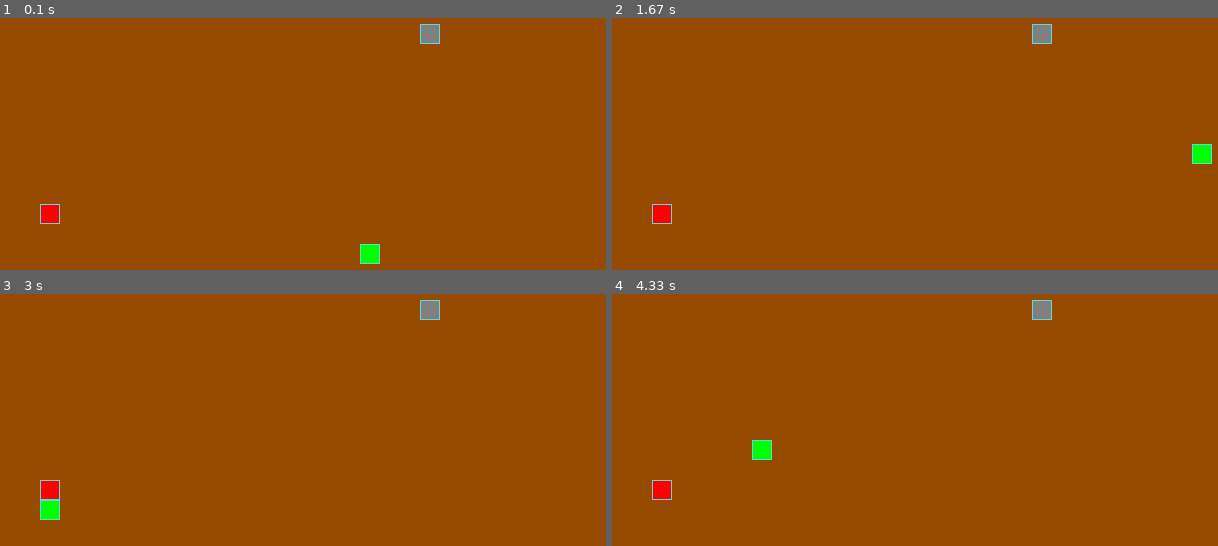
Above: before the commit, frames 1-4 (two rows, left to right).
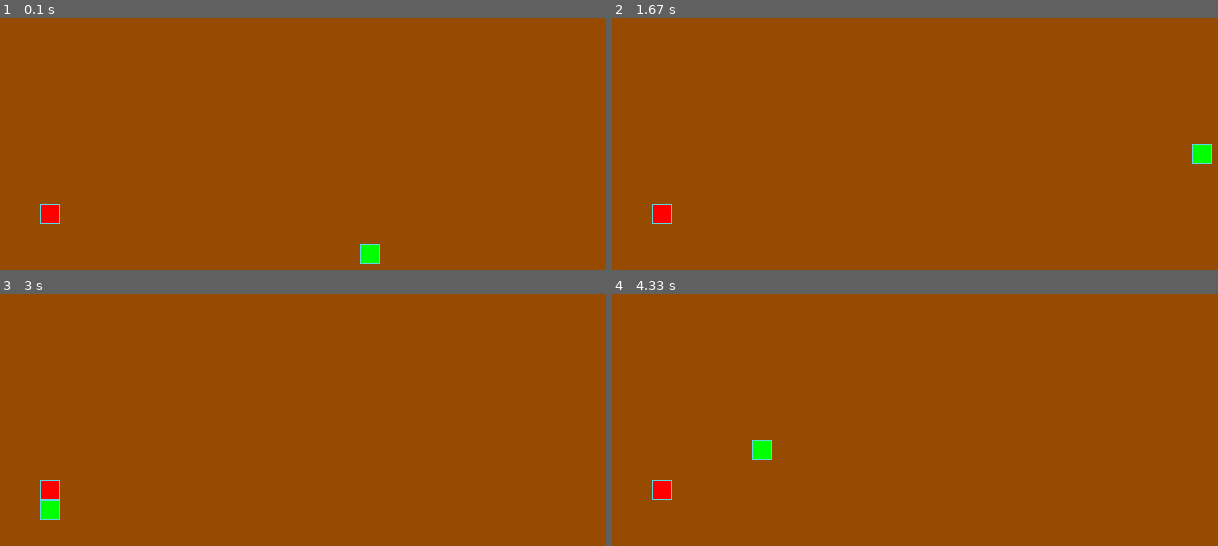
Above: after the commit, the same moments.

Repository: Cka3o4Hukk/the_snake
Game: pygame game, started from the_snake.py
The game is run twice, just before and just after one commit, with the same random seed, the same clock (stepped at 60 frames per second) and the same inputs.
Inputs:
- Up to frame 1 (0.1 s): no input
- Up to frame 2 (1.67 s): hold Right 0.33-0.8 s; hold Up 0.83-1.3 s; hold Right from 1.33 s (still down)
- Up to frame 3 (3 s): release Right at 1.8 s; hold Down 2.4-2.7 s; hold Left from 2.73 s (still down)
- Up to frame 4 (4.33 s): release Left at 3.13 s; hold Up 3.17-3.53 s; hold Right 3.57-4.2 s; hold Down from 4.23 s (still down)

The runs differ from the first frame. In frame 1, 0.3% of the frame differs, in the area x 69-73%, y 2-11%; in frame 2, 0.3%; in frame 3, 0.3%; in frame 4, 0.3%.

Commit message:
2 ревью

Diff:
--- a/the_snake.py
+++ b/the_snake.py
@@ -67,6 +67,8 @@
 
 Остальное в процессе, мелочи в коде поправил, серьезные ошибки
 также попытался исправить, но нужно ещё доработать
+
+Добавил камень, но пишет, что main сложный, поэтому я убрал для проверки
 '''
 
 
@@ -260,12 +262,10 @@
     pygame.init()
     # Тут нужно создать экземпляры классов.
     apple = Apple()
-    stone = Stone()
     snake = Snake()
     running = True
     snake.move()
     # Add more mappings as needed}
-
     while running:
         for event in pygame.event.get():
             if event.type == pygame.QUIT:
@@ -283,19 +283,13 @@
         if snake.check_collision(apple):
             snake.length += 1
             apple = Apple()  # создание нового яблока
-
-        if snake.check_stone(stone):
-            pygame.quit()
-
         snake.reset()
         snake.move()
         screen.fill(BOARD_BACKGROUND_COLOR)
         apple.draw()
-        stone.draw()
         snake.draw()
         pygame.display.update()
         clock.tick(SPEED)
-    pygame.quit()
 
 
 if __name__ == '__main__':
--- a/virtual/pyvenv.cfg
+++ /dev/null
@@ -1,5 +0,0 @@
-home = C:\Python
-include-system-site-packages = false
-version = 3.12.0
-executable = D:\Dev\oop\.venv\Scripts\python.exe
-command = D:\Dev\oop\.venv\Scripts\python.exe -m venv D:\Dev\oop\the_snake\virtual
Not shown, removed: virtual/Scripts/activate
Not shown, removed: virtual/Scripts/Activate.ps1
Not shown, removed: virtual/Scripts/activate.bat
Not shown, removed: virtual/Scripts/deactivate.bat
Not shown, removed: virtual/Scripts/pip.exe
Not shown, removed: virtual/Scripts/pip3.12.exe
Not shown, removed: virtual/Scripts/pip3.exe
Not shown, removed: virtual/Scripts/python.exe
Not shown, removed: virtual/Scripts/pythonw.exe
